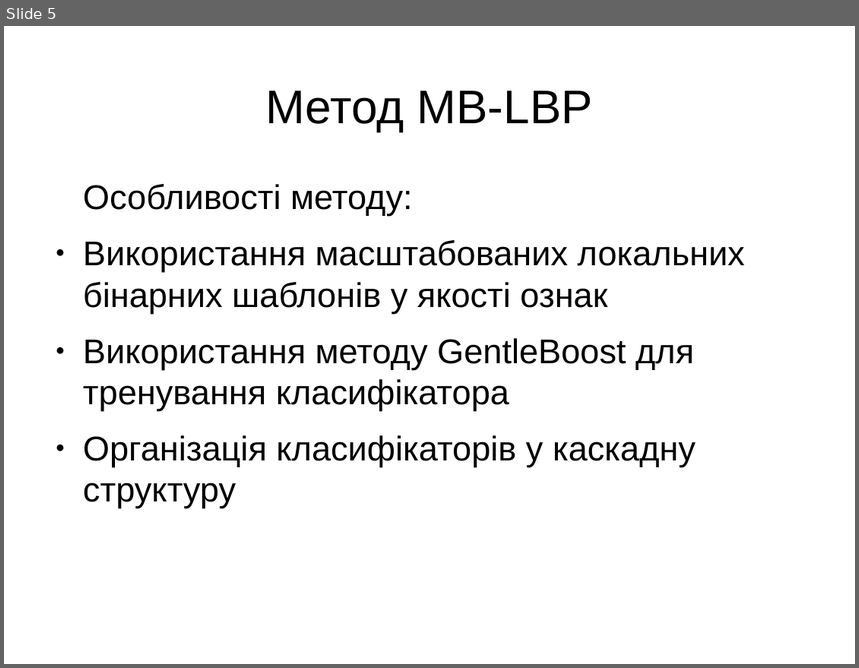
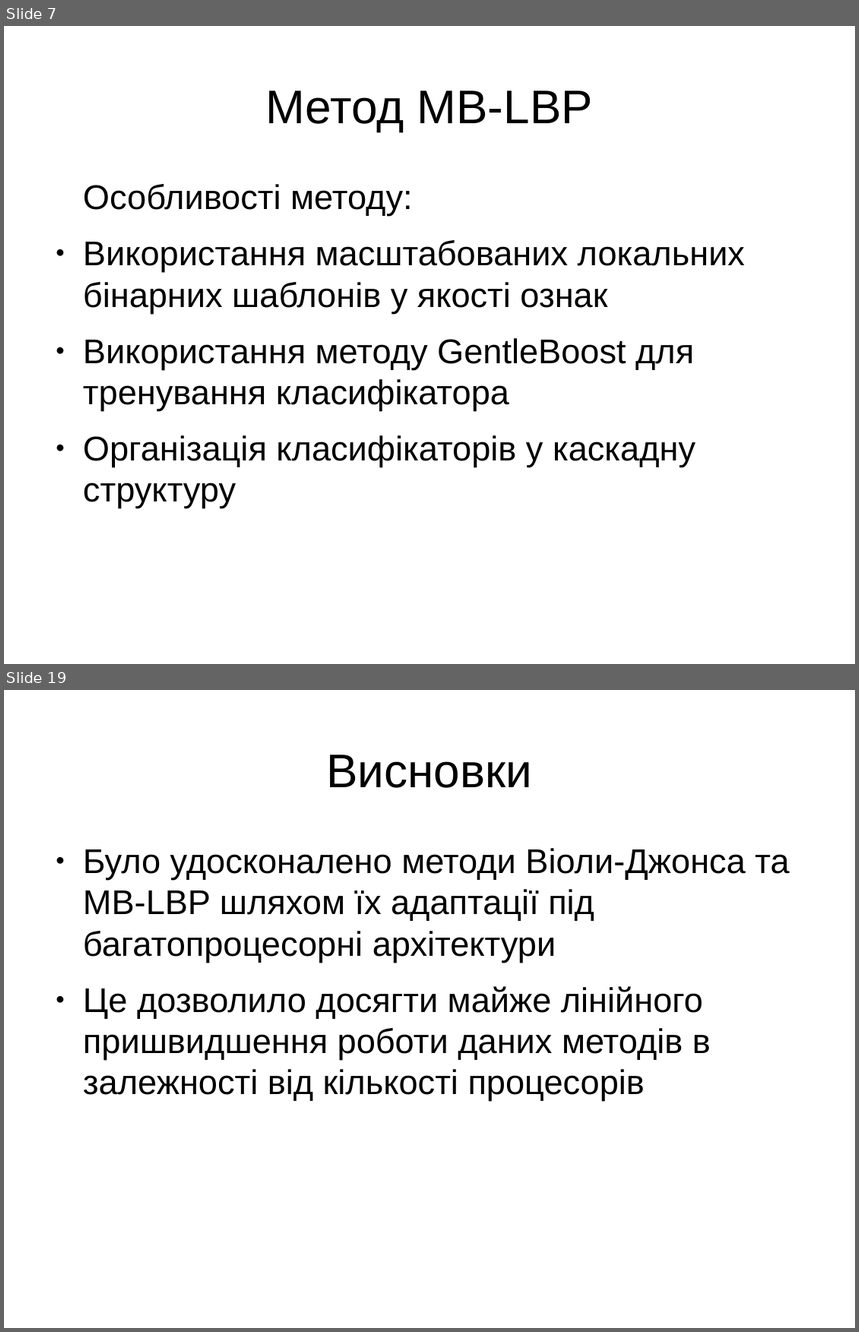
Before and after one commit to OlegTheCat/face-detection, a slide deck: doc/presentation.odp. Shown one above the other, each under a label of ours: slide 5 before the commit, slides 7 and 19 after it; the slides between them are not shown. The pictures are 859x668 and 859x1332 pixels, drawn with LibreOffice and Linux fonts; fonts in the diff are those of the drawing. Boxes give left, top, right and bottom in pixels: in the first picture for what was removed or moved away, otherwise in the second. Text is boxed around its words. In the diff, an @@ line names an element or a change of style, - is before the commit and + after.

```diff
--- a/doc/presentation.odp
+++ b/doc/presentation.odp
@@ slide 19 added at [4, 690, 855, 1328], background #FFFFFF @@
@@ title added at [326, 755, 532, 788], 44 pt, text #000000 @@
+Висновки
@@ text added at [83, 848, 789, 1101], 32 pt, text #000000 @@
+● Було удосконалено методи Віоли-Джонса та MB-LBP шляхом їх адаптації під багатопроцесорні архітектури
+● Це дозволило досягти майже лінійного пришвидшення роботи даних методів в залежності від кількості процесорів
@@ what was slide 5 is now slide 7 @@
```
Also in this commit, not shown: 14 other slides added, 2 slides removed, 1 other file.
